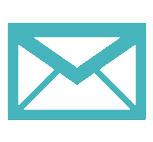
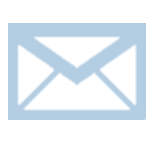
Before/after of a (153, 142) layered artwork. What changed in the layer stack:
painted on "Pasted Layer" over (8, 23, 146, 120)
painted on "letters.png" over (7, 22, 147, 121)
